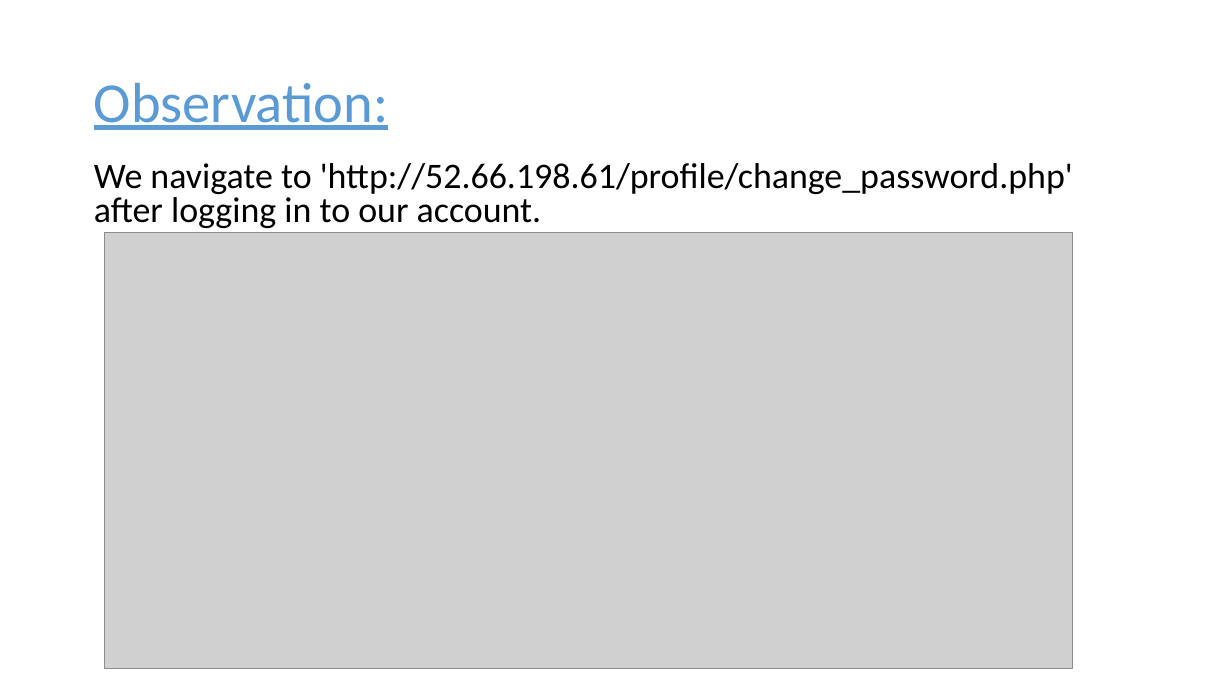
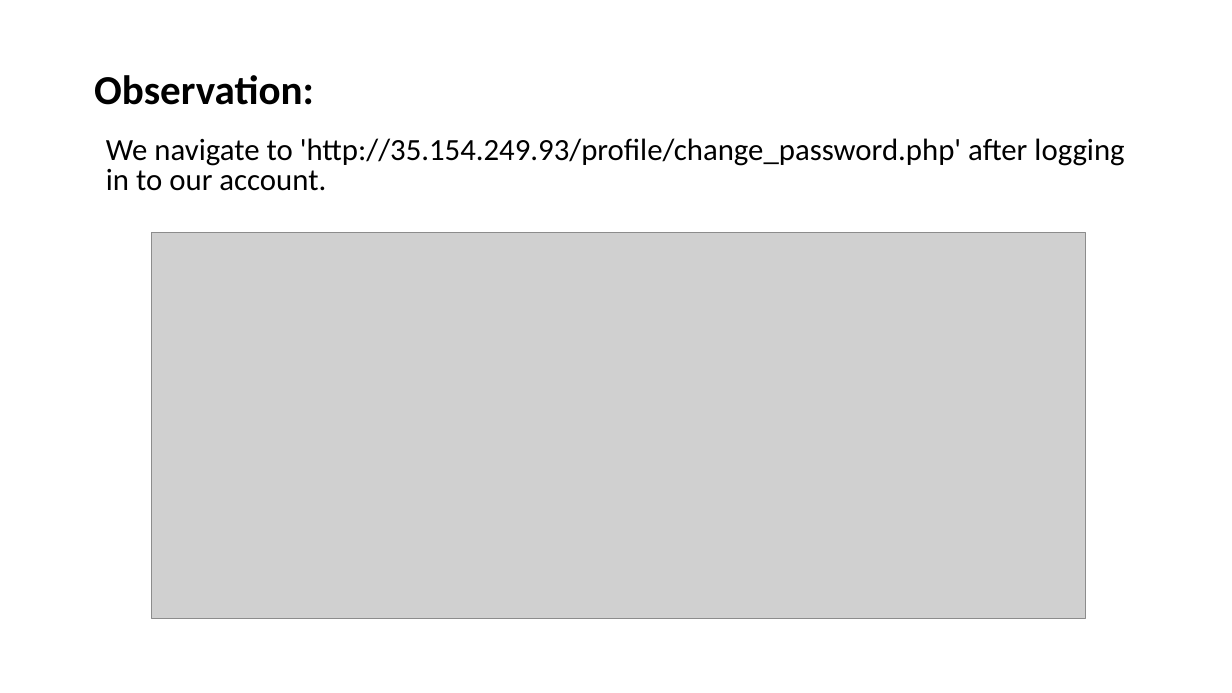
Before and after one commit to RocktimRajkumar/CEH-hack-a-thon, a slide deck: slide 46 of reports/Lifestyle Store/LifeStyle Store Application Reports.pptx. Drawn at 1232x693 pixels with LibreOffice and Linux fonts; fonts in the diff are those of the drawing; grey boxes stand for pictures. Boxes give left, top, right and bottom in pixels: in the first picture for what was removed or moved away, otherwise in the second. Text is boxed around its words. In the diff, an @@ line names an element or a change of style, - is before the commit and + after.

```diff
--- a/reports/Lifestyle Store/LifeStyle Store Application Reports.pptx
+++ b/reports/Lifestyle Store/LifeStyle Store Application Reports.pptx
@@ title "Observation:": place and size @@
-title "Observation:" at <box>94,83,388,130</box>
+title "Observation:" at <box>94,75,314,105</box>
@@ title "Observation:" at <box>94,75,314,105</box>: size 44 to 32 pt, text colour #5B9BD5 to #000000, bold on, underline off; vertical alignment middle to bottom @@
@@ text at <box>106,138,1124,191</box>: text changed; size 28 to 24 pt @@
-We navigate to 'http://52.66.198.61/profile/change_password.php' after logging in to our account.
+We navigate to 'http://35.154.249.93/profile/change_password.php' after logging in to our account.
@@ picture: place and size @@
-picture at <box>104,233,1073,669</box>
+picture at <box>152,232,1086,618</box>
```
Also in this commit, not shown: 6 other slides changed.
